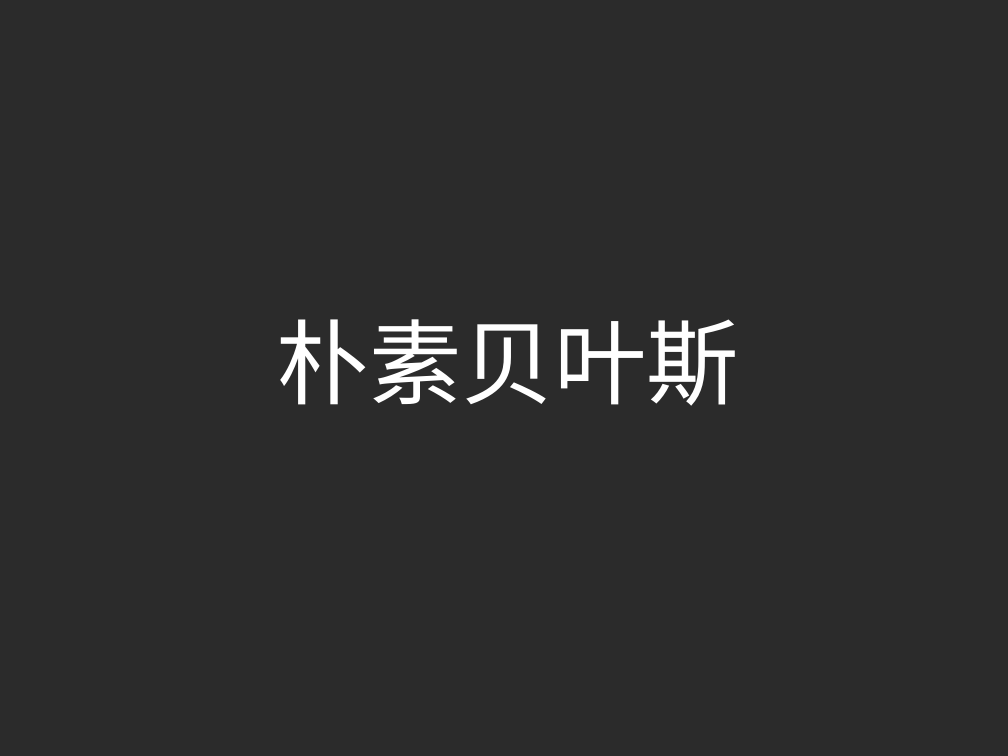
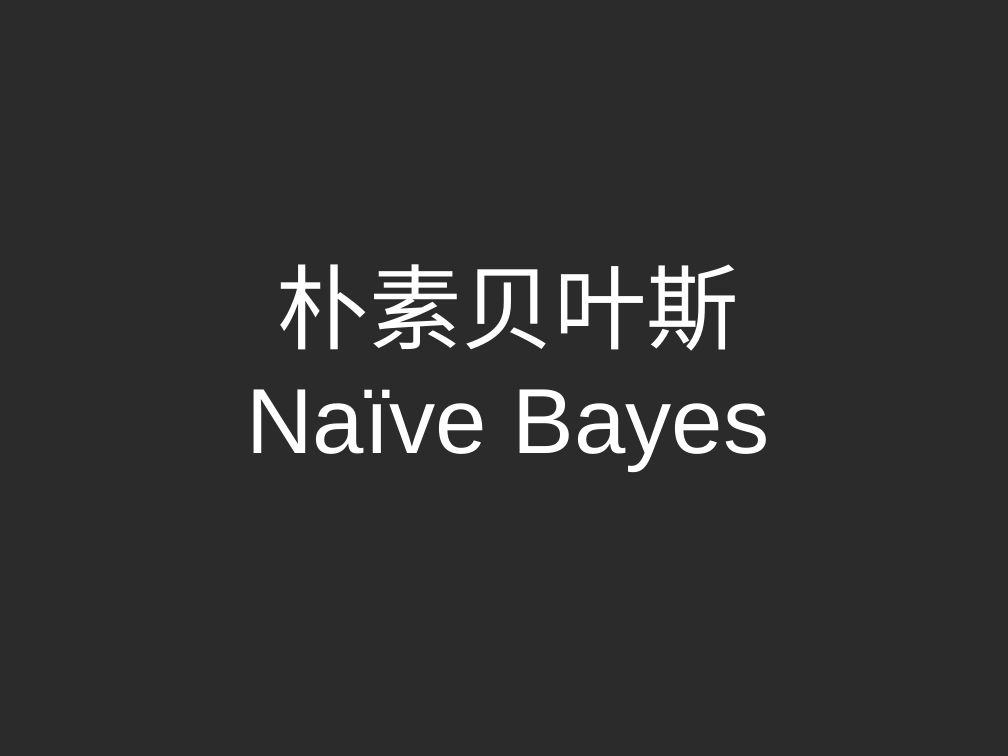
Before and after one commit to ouriris/ml-course, a slide deck: slide 11 of chapter.2/ppt/ML_CH2.3_Naive_Bayes.pptx. Drawn at 1008x756 pixels with LibreOffice and Linux fonts; fonts in the diff are those of the drawing; background and template pictures are left out; a plain dark background stands for a picture behind light text. Boxes give left, top, right and bottom in pixels: in the first picture for what was removed or moved away, otherwise in the second. Text is boxed around its words. In the diff, an @@ line names an element or a change of style, - is before the commit and + after.

Commit message:
Update CH4 PPT

```diff
--- a/chapter.2/ppt/ML_CH2.3_Naive_Bayes.pptx
+++ b/chapter.2/ppt/ML_CH2.3_Naive_Bayes.pptx
@@ title at <box>246,264,770,470</box>: text changed @@
-朴素贝叶斯
+朴素贝叶斯
+Naïve Bayes
```
